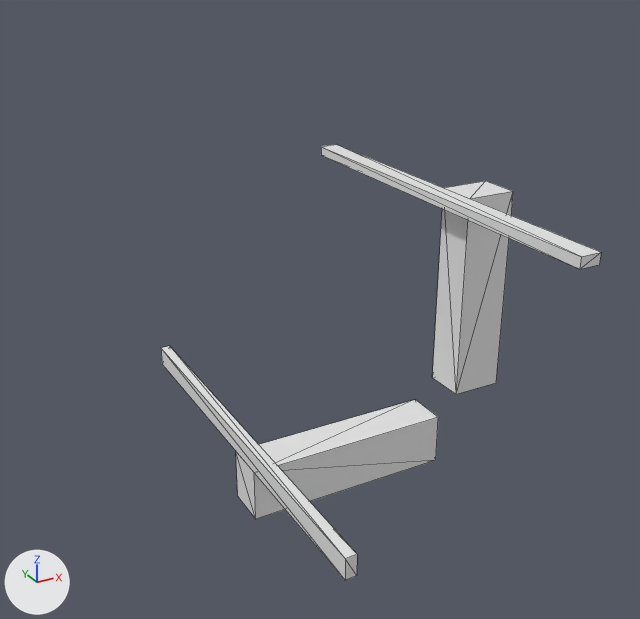
Before and after pictures for a commit that changed the OBJ model Data/bmc/tiles_structure/t_191.obj.
Before and after are seen from a camera (50 mm lens) standing at (-1.172, -1.624, 1.072) and looking at (-0.308, -0.054, 0.287). Every picture has the same lights, and +X, +Y and +Z are marked at lower left. Mesh edges are drawn as thin lines. Where no turn or scale is listed for an object, it has been applied to the vertices.

The first picture shows 't_191'.
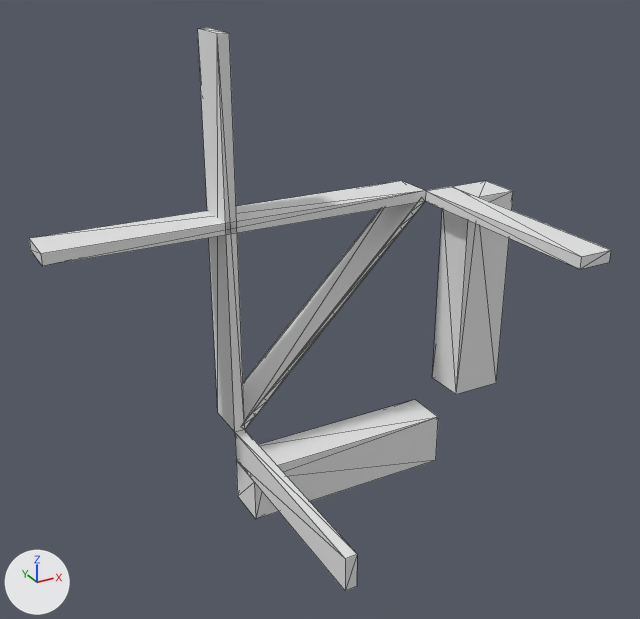
Where the change shows, as pixel boxes (x1, y1, x2, y2) in the pictures (640 x 619 px):
't_191', reshaped (32% wider, 29% taller)
    before: (161, 144, 601, 580)
    after: (29, 28, 611, 591)

What the commit changed:
me_t_191 is used by ob_t_191; location (0.0, 0.0, 0.0).
me_t_191 had 32 vertices, 48 faces and spanned x -0.5..0.175, y -0.5..0.5, z -0.175..0.5.
me_t_191 now has 124 vertices, 244 faces and spans x -0.875..0.175, y -0.5..0.1, z -0.175..0.875.
Part 1, on me_t_191:
13 vertices are removed from x -0.5..0.05, y -0.5..0.5, z -0.05..0.5.
41 faces are deleted.
3 vertices move from x -0.475..0.05, y -0.5, z -0.05..0.5 to x -0.5..0.075, y -0.5, z -0.075..0.5.
80 vertices are added at x -0.875..0.075, y -0.5..0.1, z -0.075..0.875.
7 new vertices lie (0.0, 0.5, 0.0) away from vertices in x -0.5..0.05, y -0.5, z -0.05..0.5.
6 new vertices lie (-0.059, 0.0, -0.059) away from vertices in x -0.069..-0.06, y 0.0..0.1, z 0.416..0.425.
6 new vertices lie (0.059, 0.0, 0.059) away from vertices in x -0.425..-0.416, y 0.0..0.1, z 0.06..0.069.
6 new vertices lie (0.119, 0.0, 0.119) away from vertices in x -0.366..-0.358, y 0.0..0.1, z 0.12..0.128.
237 new faces join them.
